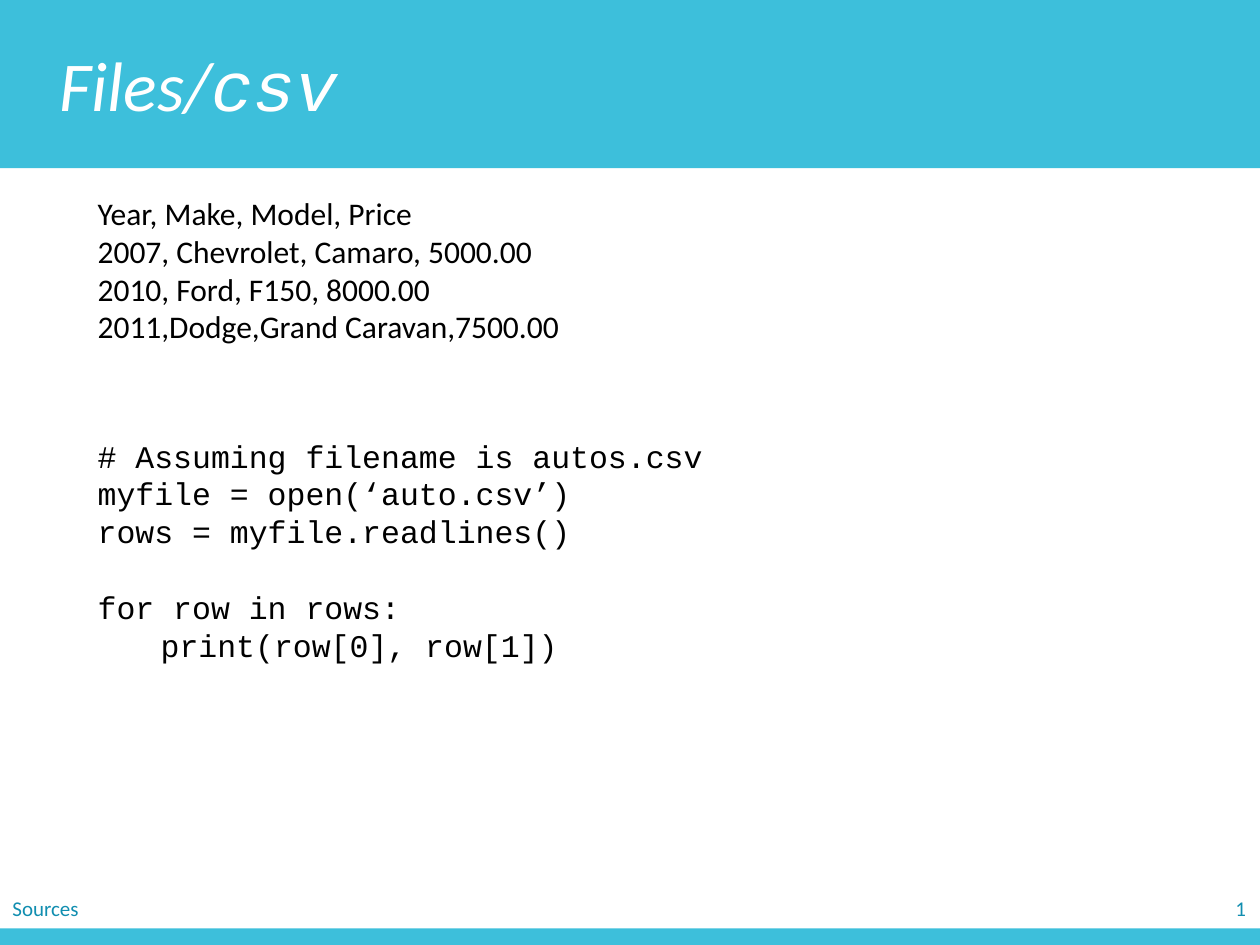
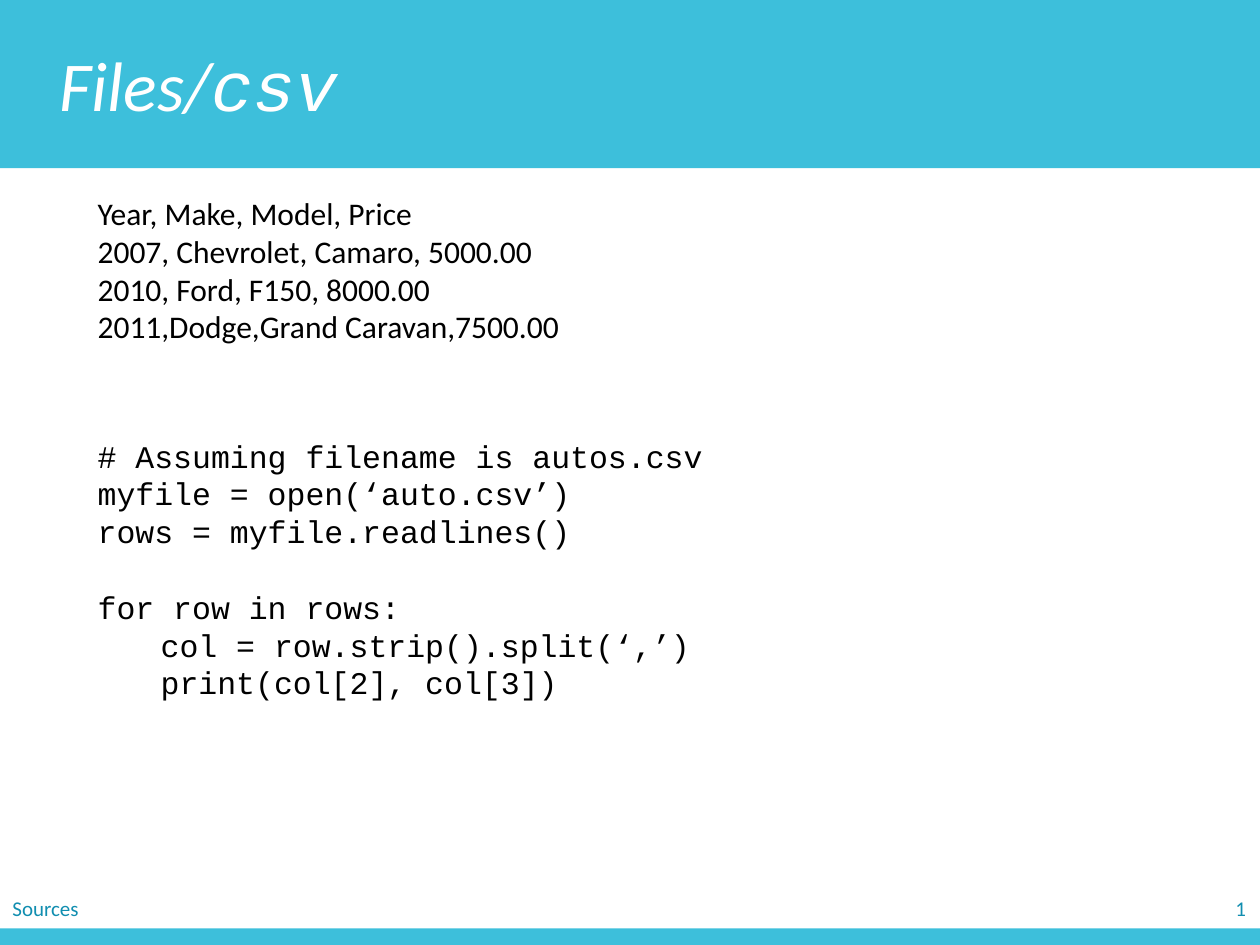
Before and after one commit to zichengliao/zuics101-fa17, a slide deck: slide 22 of lectures/lec12/lec12.pptx. Drawn at 1260x945 pixels with LibreOffice and Linux fonts; fonts in the diff are those of the drawing. Boxes give left, top, right and bottom in pixels: in the first picture for what was removed or moved away, otherwise in the second. Text is boxed around its words. In the diff, an @@ line names an element or a change of style, - is before the commit and + after.

```diff
--- a/lectures/lec12/lec12.pptx
+++ b/lectures/lec12/lec12.pptx
@@ text at (161, 634, 690, 701): text changed @@
-print(row[0], row[1])
+col = row.strip().split(‘,’)
+print(col[2], col[3])
```
Also in this commit, not shown: 4 other slides changed.
